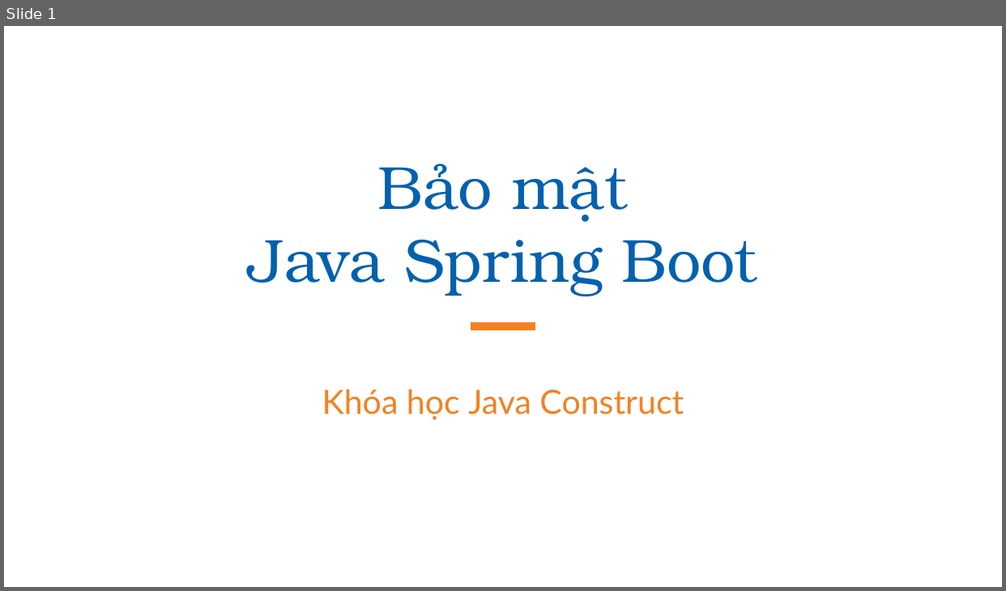
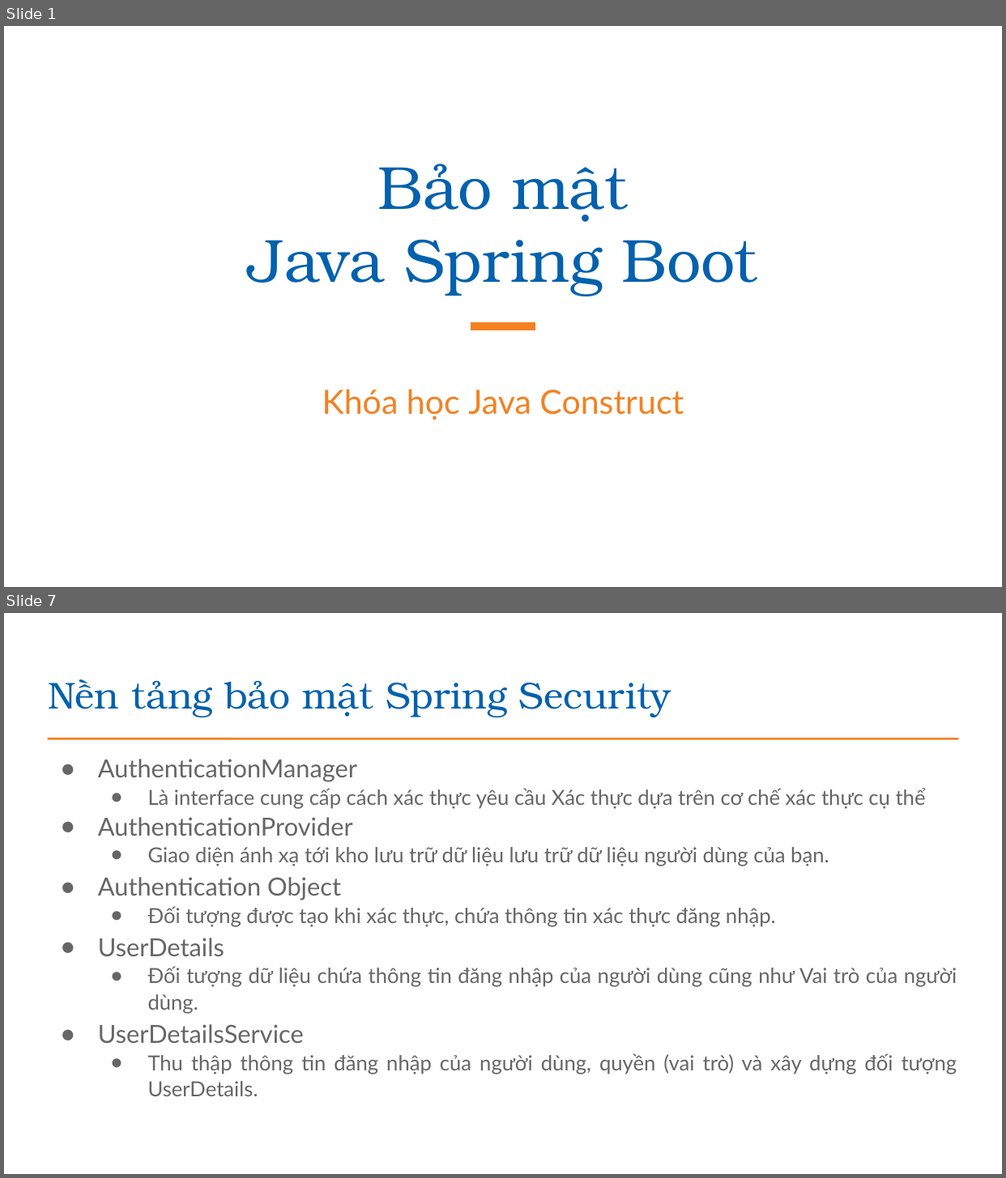
Before and after one commit to EdisonTechnologyAcademy/Java---Construction, a slide deck: presentations/Bài 25_Bao mat trong Java Spring Boot.pptx. Shown one above the other, each under a label of ours: slide 1 before the commit, slides 1 and 7 after it; the slides between them are not shown. The pictures are 1006x591 and 1006x1178 pixels, drawn with LibreOffice and Linux fonts; fonts in the diff are those of the drawing; background and template pictures are left out. Boxes give left, top, right and bottom in pixels: in the first picture for what was removed or moved away, otherwise in the second. Text is boxed around its words. In the diff, an @@ line names an element or a change of style, - is before the commit and + after.

```diff
--- a/presentations/Bài 25_Bao mat trong Java Spring Boot.pptx
+++ b/presentations/Bài 25_Bao mat trong Java Spring Boot.pptx
@@ slide 7 added at [4,613,1002,1174], background #FFFFFF @@
@@ title added at [48,679,671,717], 27 pt, text #0361AE @@
+Nền tảng bảo mật Spring Security
@@ line added from (47, 739) to (959, 739), #F48121 1.5 pt @@
@@ text added at [98,759,957,1097], 15 pt, text #666666 @@
+● AuthenticationManager
+  ● Là interface cung cấp cách xác thực yêu cầu Xác thực dựa trên cơ chế xác thực cụ thể
+● AuthenticationProvider
+  ● Giao diện ánh xạ tới kho lưu trữ dữ liệu lưu trữ dữ liệu người dùng của bạn.
+● Authentication Object
+  ● Đối tượng được tạo khi xác thực, chứa thông tin xác thực đăng nhập.
+● UserDetails
+  ● Đối tượng dữ liệu chứa thông tin đăng nhập của người dùng cũng như Vai trò của người dùng.
+● UserDetailsService
+  ● Thu thập thông tin đăng nhập của người dùng, quyền (vai trò) và xây dựng đối tượng UserDetails.
```
Also in this commit, not shown: 4 slides changed, 1 other slide added, 39 slides removed, 1 other file.
